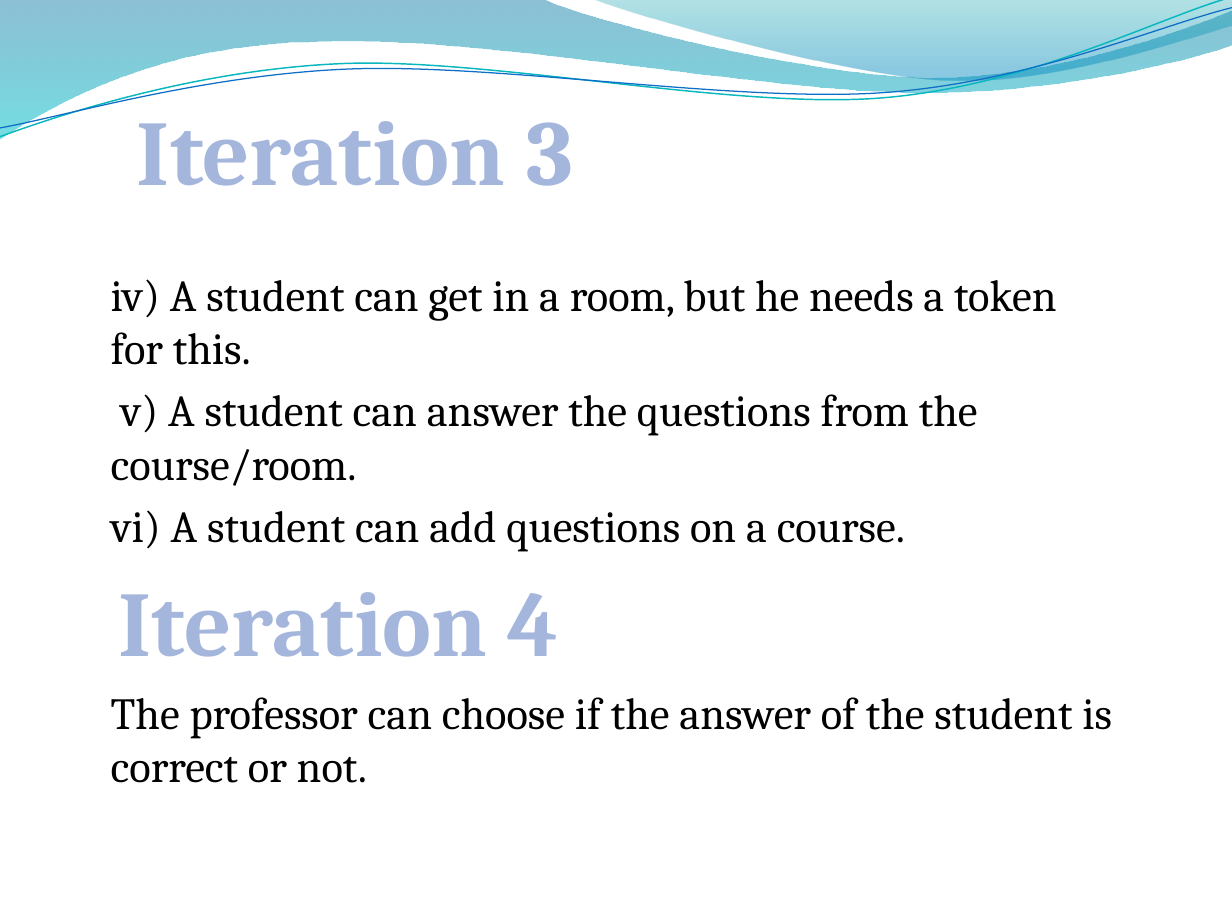
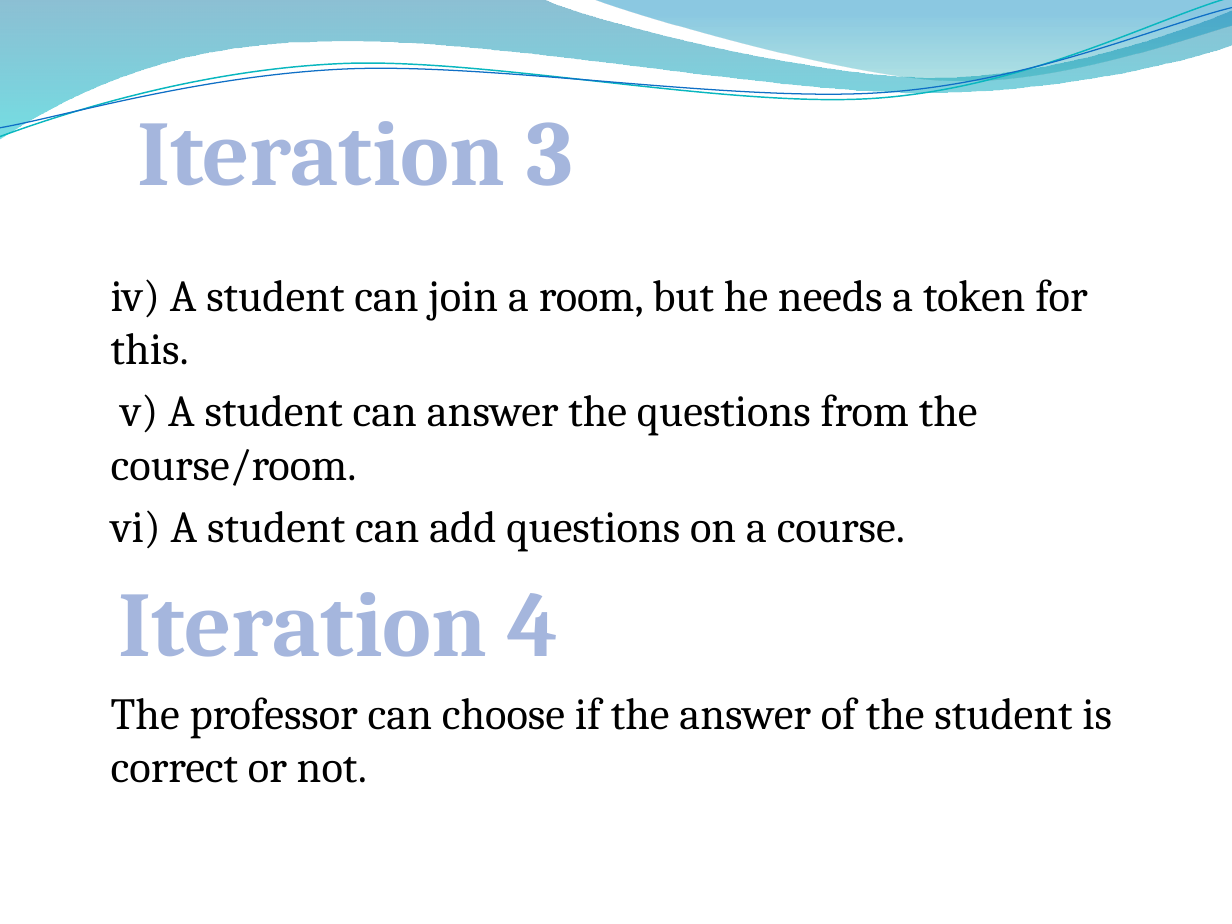
Before and after one commit to chircancristi/-DOTNET-Interactiv-Learning-Management-System, a slide deck: slide 10 of presentation/NET.pptx. Drawn at 1232x924 pixels with LibreOffice and Linux fonts; fonts in the diff are those of the drawing; background and template pictures are left out. Boxes give left, top, right and bottom in pixels: in the first picture for what was removed or moved away, otherwise in the second. Text is boxed around its words. In the diff, an @@ line names an element or a change of style, - is before the commit and + after.

Commit message:
pptx corect format

```diff
--- a/presentation/NET.pptx
+++ b/presentation/NET.pptx
@@ freeform shape at box(0, 0, 1232, 139): outline redrawn @@
@@ freeform shape at box(0, 0, 1232, 144): outline #0AB8BF 0.85 pt to #09B7BF 0.85 pt; outline redrawn @@
@@ freeform shape at box(0, 8, 1232, 137): outline #0F6FC6 0.75 pt to #0F6FC6 0.74 pt; outline redrawn @@
@@ text at box(111, 279, 1087, 365): text changed @@
-iv) A student can get in a room, but he needs a token for this.
+iv) A student can join a room, but he needs a token for this.
```
Also in this commit, not shown: 10 other slides changed, 1 other file.
